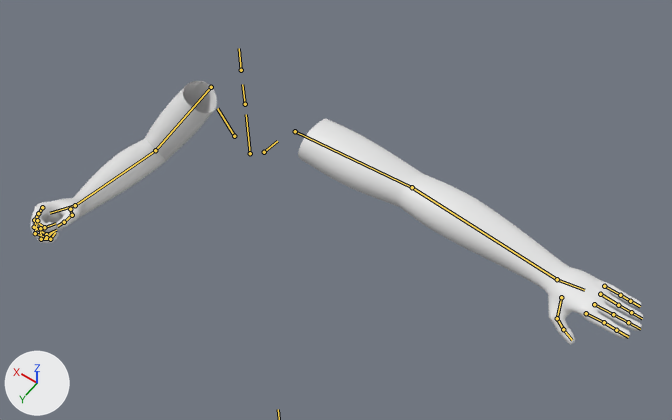
The Blender file BlendModel/ViewmodelHand.blend, before and after one commit.
Camera for both pictures: a 50 mm camera at (-0.922, 1.075, 1.234) aimed at (-0.273, 0.166, -0.195). Lighting does not change. The marker at lower left points along +X, +Y and +Z. Both versions are drawn at frame 30 of the action 'Telekinesis.Grab-End'; the numbers are the values there. The bones that bend it are drawn over the model as lines.

Names of what the first picture shows: 'Hands'.
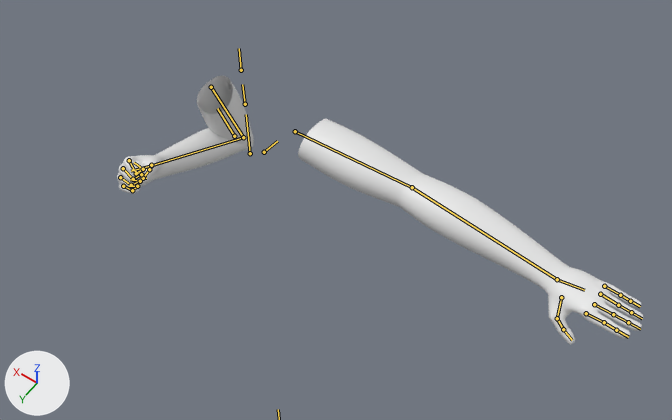
Changed parts and their boxes (x1, y1, x2, y2) in the pictures (672 x 420 px):
'Hands', posed (14% narrower): before (30, 81, 644, 344); after (117, 76, 644, 344)
bone 'UpperArm.R', root to tip: before (211, 87) to (155, 150); after (211, 87) to (243, 137)
bone 'LowerArm.R', root to tip: before (155, 150) to (75, 205); after (243, 137) to (151, 165)
bone 'Hand.R', root to tip: before (75, 205) to (50, 213); after (151, 165) to (131, 171)
bone 'ThumbA.R', root to tip: before (70, 209) to (72, 215); after (151, 165) to (149, 169)
bone 'ThumbB.R', root to tip: before (72, 215) to (64, 222); after (149, 169) to (143, 178)
bone 'ThumbC.R', root to tip: before (64, 222) to (57, 226); after (143, 178) to (146, 178)
bone 'IndexA.R', root to tip: before (42, 207) to (34, 220); after (129, 160) to (136, 173)
bone 'IndexB.R', root to tip: before (34, 220) to (44, 227); after (136, 173) to (143, 169)
bone 'IndexC.R', root to tip: before (44, 227) to (55, 223); after (143, 169) to (134, 162)
bone 'MiddleA.R', root to tip: before (38, 213) to (34, 227); after (123, 168) to (133, 179)
bone 'MiddleB.R', root to tip: before (34, 227) to (46, 234); after (133, 179) to (141, 174)
bone 'MiddleC.R', root to tip: before (46, 234) to (56, 230); after (141, 174) to (132, 169)
bone 'RingA.R', root to tip: before (37, 220) to (35, 233); after (120, 177) to (131, 185)
bone 'RingB.R', root to tip: before (35, 233) to (46, 237); after (131, 185) to (140, 181)
bone 'RingC.R', root to tip: before (46, 237) to (53, 231); after (140, 181) to (130, 179)
bone 'PinkyA.R', root to tip: before (40, 228) to (41, 239); after (123, 186) to (132, 190)
bone 'PinkyB.R', root to tip: before (41, 239) to (50, 239); after (132, 190) to (137, 186)
bone 'PinkyC.R', root to tip: before (50, 239) to (55, 232); after (137, 186) to (128, 186)

The change, as a list of edits to the scene's bpy script:
```text
Change bone_upperarm_r:
    where bone_upperarm_r = bpy.data.objects['Armature'].pose.bones['UpperArm.R']  # child of 'Shoulder.R'
    bone_upperarm_r.rotation_euler: (-0.297, 0.0, -1.03) -> (0.367, 0.0, -1.484)  # degrees (-17, 0, -59) -> degrees (21, 0, -85)
Change bone_lowerarm_r:
    where bone_lowerarm_r = bpy.data.objects['Armature'].pose.bones['LowerArm.R']  # child of 'UpperArm.R'
    bone_lowerarm_r.rotation_euler: (-1.658, 0.0, 0.0) -> (-2.321, 0.0, 0.0)  # degrees (-95, 0, 0) -> degrees (-133, 0, 0)
Change bone_hand_r:
    where bone_hand_r = bpy.data.objects['Armature'].pose.bones['Hand.R']  # child of 'LowerArm.R'
    bone_hand_r.rotation_euler: (0.332, 0.209, 0.314) -> (0.0, 0.0, 0.0)  # degrees (19, 12, 18) -> degrees (0, 0, 0)
Change bone_thumba_r:
    where bone_thumba_r = bpy.data.objects['Armature'].pose.bones['ThumbA.R']  # child of 'Hand.R'
    bone_thumba_r.rotation_euler: (0.297, -0.332, -0.524) -> (0.768, -0.122, -0.401)  # degrees (17, -19, -30) -> degrees (44, -7, -23)
Change bone_thumbb_r:
    where bone_thumbb_r = bpy.data.objects['Armature'].pose.bones['ThumbB.R']  # child of 'ThumbA.R'
    bone_thumbb_r.rotation_euler: (0.279, 0.122, -0.0524) -> (0.733, 0.244, -0.105)  # degrees (16, 7, -3) -> degrees (42, 14, -6)
Change bone_thumbc_r:
    where bone_thumbc_r = bpy.data.objects['Armature'].pose.bones['ThumbC.R']  # child of 'ThumbB.R'
    bone_thumbc_r.rotation_euler: (1.134, 0.0, 0.0) -> (1.414, 0.0, 0.0)  # degrees (65, 0, 0) -> degrees (81, 0, 0)
Change bone_indexa_r:
    where bone_indexa_r = bpy.data.objects['Armature'].pose.bones['IndexA.R']  # child of 'Hand.R'
    bone_indexa_r.rotation_euler: (0.0524, -0.0873, -0.663) -> (0.297, -0.0524, -1.431)  # degrees (3, -5, -38) -> degrees (17, -3, -82)
Change bone_indexb_r:
    where bone_indexb_r = bpy.data.objects['Armature'].pose.bones['IndexB.R']  # child of 'IndexA.R'
    bone_indexb_r.rotation_euler: (0.0, 0.0, -1.152) -> (0.0, 0.0, -1.798)  # degrees (0, 0, -66) -> degrees (0, 0, -103)
Change bone_indexc_r:
    where bone_indexc_r = bpy.data.objects['Armature'].pose.bones['IndexC.R']  # child of 'IndexB.R'
    bone_indexc_r.rotation_euler: (0.0, 0.0, -1.152) -> (0.0, 0.0, -1.798)  # degrees (0, 0, -66) -> degrees (0, 0, -103)
Change bone_middlea_r:
    where bone_middlea_r = bpy.data.objects['Armature'].pose.bones['MiddleA.R']  # child of 'Hand.R'
    bone_middlea_r.rotation_euler: (-0.0175, -0.0349, -0.82) -> (0.0175, -0.0524, -1.396)  # degrees (-1, -2, -47) -> degrees (1, -3, -80)
Change bone_middleb_r:
    where bone_middleb_r = bpy.data.objects['Armature'].pose.bones['MiddleB.R']  # child of 'MiddleA.R'
    bone_middleb_r.rotation_euler: (0.0, 0.0, -1.117) -> (0.0, 0.0, -1.798)  # degrees (0, 0, -64) -> degrees (0, 0, -103)
Change bone_middlec_r:
    where bone_middlec_r = bpy.data.objects['Armature'].pose.bones['MiddleC.R']  # child of 'MiddleB.R'
    bone_middlec_r.rotation_euler: (0.0, 0.0, -1.169) -> (0.0, 0.0, -1.798)  # degrees (0, 0, -67) -> degrees (0, 0, -103)
Change bone_ringa_r:
    where bone_ringa_r = bpy.data.objects['Armature'].pose.bones['RingA.R']  # child of 'Hand.R'
    bone_ringa_r.rotation_euler: (-0.0873, 0.192, -0.82) -> (-0.209, 0.0873, -1.326)  # degrees (-5, 11, -47) -> degrees (-12, 5, -76)
Change bone_ringb_r:
    where bone_ringb_r = bpy.data.objects['Armature'].pose.bones['RingB.R']  # child of 'RingA.R'
    bone_ringb_r.rotation_euler: (0.0, 0.0, -1.134) -> (0.0, 0.0, -1.71)  # degrees (0, 0, -65) -> degrees (0, 0, -98)
Change bone_ringc_r:
    where bone_ringc_r = bpy.data.objects['Armature'].pose.bones['RingC.R']  # child of 'RingB.R'
    bone_ringc_r.rotation_euler: (0.0, 0.0, -1.414) -> (0.0, 0.0, -2.199)  # degrees (0, 0, -81) -> degrees (0, 0, -126)
Change bone_pinkya_r:
    where bone_pinkya_r = bpy.data.objects['Armature'].pose.bones['PinkyA.R']  # child of 'Hand.R'
    bone_pinkya_r.location: (0.001, -0.002, -0.003) -> (0.002, -0.004, -0.005)
    bone_pinkya_r.rotation_euler: (-0.14, 0.367, -1.1) -> (-0.297, 0.262, -1.484)  # degrees (-8, 21, -63) -> degrees (-17, 15, -85)
    bone_pinkya_r.scale: (1.0, 0.98, 1.0) -> (1.0, 0.96, 1.0)
Change bone_pinkyb_r:
    where bone_pinkyb_r = bpy.data.objects['Armature'].pose.bones['PinkyB.R']  # child of 'PinkyA.R'
    bone_pinkyb_r.rotation_euler: (0.0, 0.0, -1.187) -> (0.0, 0.0, -1.85)  # degrees (0, 0, -68) -> degrees (0, 0, -106)
Change bone_pinkyc_r:
    where bone_pinkyc_r = bpy.data.objects['Armature'].pose.bones['PinkyC.R']  # child of 'PinkyB.R'
    bone_pinkyc_r.rotation_euler: (0.0, 0.0, -1.257) -> (0.0, 0.0, -1.955)  # degrees (0, 0, -72) -> degrees (0, 0, -112)
```
